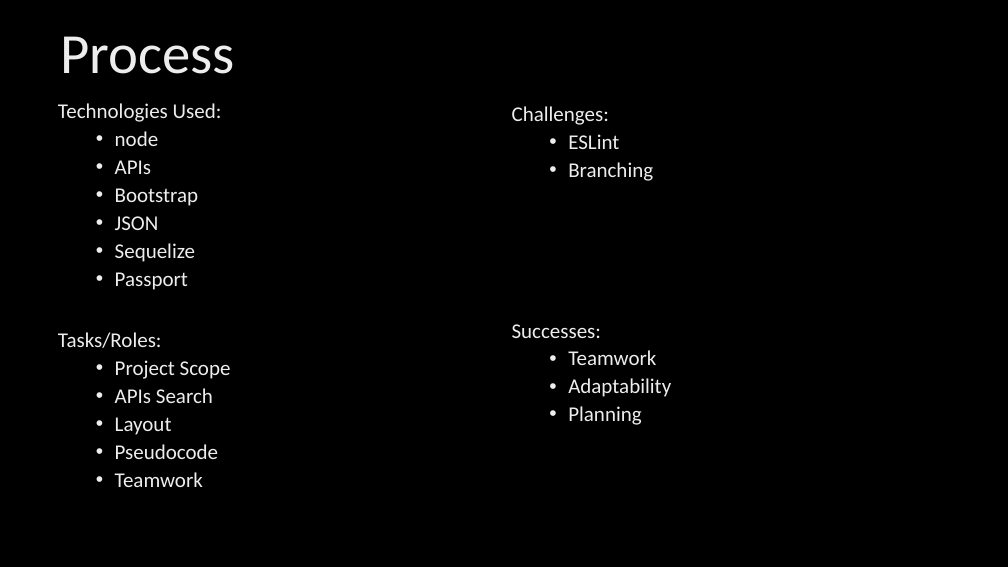
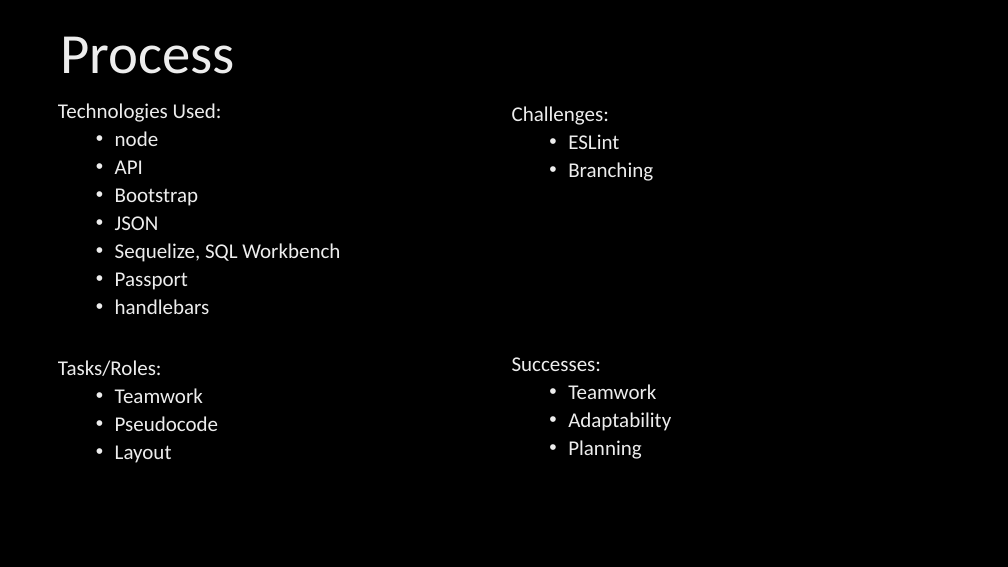
Before and after one commit to DesCoding/Project2, a slide deck: slide 4 of assets/PuppyLoveProject2.pptx. Drawn at 1008x567 pixels with LibreOffice and Linux fonts; fonts in the diff are those of the drawing; background and template pictures are left out. Boxes give left, top, right and bottom in pixels: in the first picture for what was removed or moved away, otherwise in the second. Text is boxed around its words. In the diff, an @@ line names an element or a change of style, - is before the commit and + after.

Commit message:
fixed navbar formatting, duplicate matches, matches saved to user accounts, removed static names from matches card, expanded saved matches to scroll and show all saved, added handlebars

```diff
--- a/assets/PuppyLoveProject2.pptx
+++ b/assets/PuppyLoveProject2.pptx
@@ text "Challenges:" rewrapped from box(512, 106, 671, 425) to box(512, 106, 671, 459) @@
@@ text at box(115, 160, 143, 174): text changed @@
-  • APIs
+  • API
@@ text at box(115, 243, 340, 262): text changed @@
-  • Sequelize
+  • Sequelize, SQL Workbench
@@ text at box(115, 299, 210, 314): paragraph added @@
+  • handlebars
@@ text at box(115, 388, 218, 431): text changed @@
-  • Project Scope
-  • APIs Search
+  • Teamwork
+  • Pseudocode
@@ text at box(115, 444, 218, 487): paragraphs removed @@
-  • Pseudocode
-  • Teamwork
```
Also in this commit, not shown: 4 other slides changed, 14 other files.
